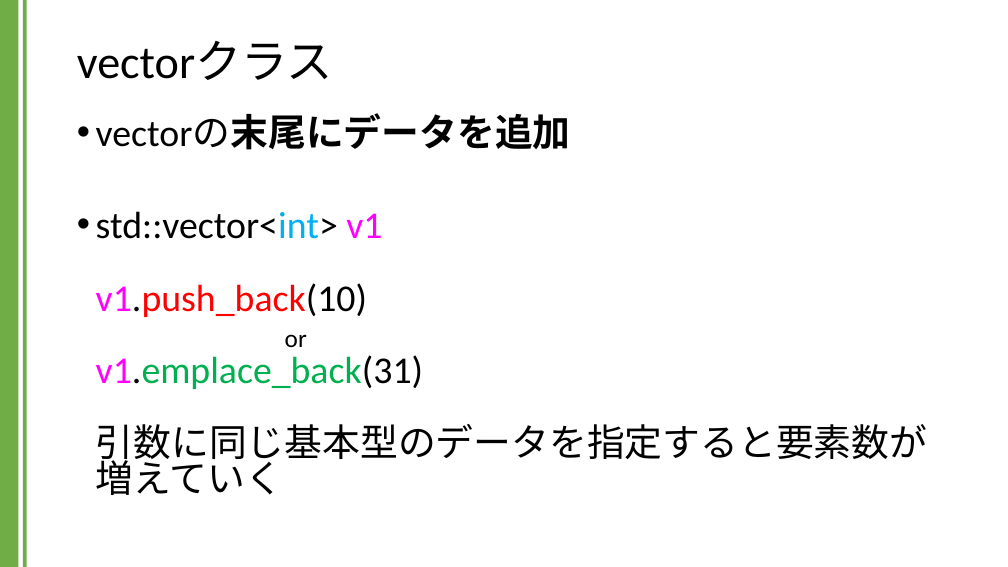
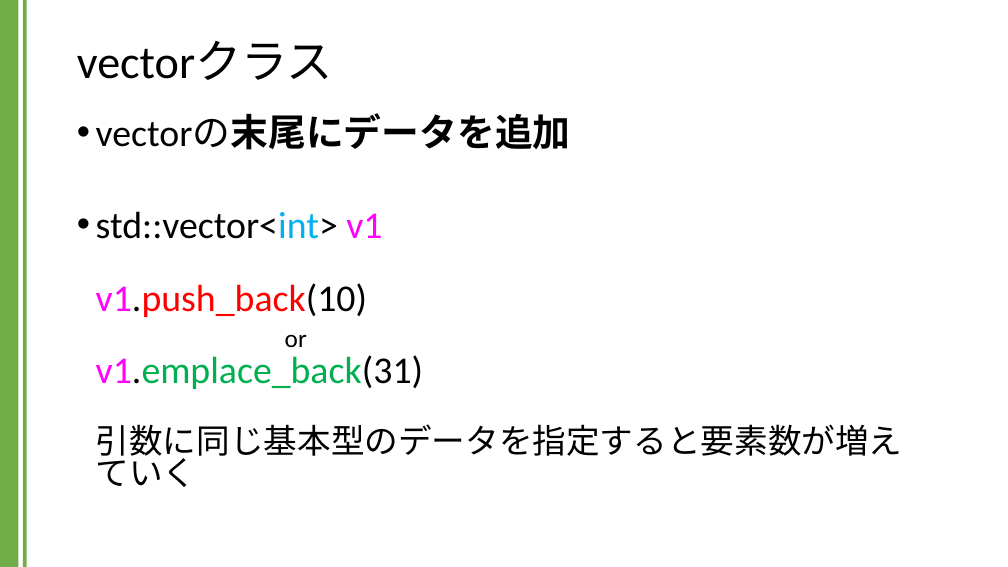
Before and after one commit to kic-murata/cpp2024, a slide deck: slide 13 of 授業資料/講義資料：Vectorクラス.pptx (slide 12 before the commit). Drawn at 1008x567 pixels with LibreOffice and Linux fonts; fonts in the diff are those of the drawing. Boxes give left, top, right and bottom in pixels: in the first picture for what was removed or moved away, otherwise in the second. Text is boxed around its words. In the diff, an @@ line names an element or a change of style, - is before the commit and + after.

```diff
--- a/授業資料/講義資料：Vectorクラス.pptx
+++ b/授業資料/講義資料：Vectorクラス.pptx
@@ text at box(96, 211, 903, 487): size 36 to 32 pt in "引数に同じ基本型のデータを指定すると要素数が増えていく" @@
```
Also in this commit, not shown: 6 other slides changed, 1 slide added.
